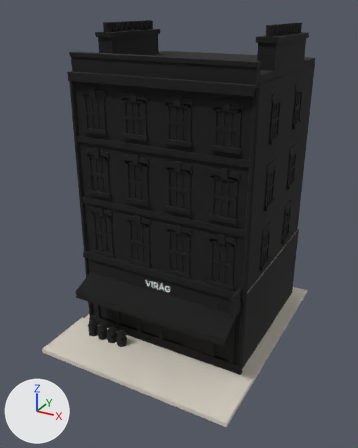
One commit to the FBX model Modeller/Binalar/Dukkan_genel_virag.fbx: the scene before it, then after it.
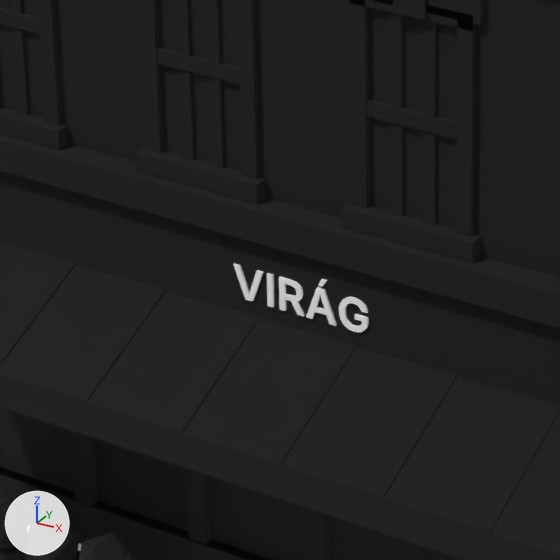
Each version appears first whole from a 50 mm lens placed at (10.87, -20.77, 16.1), pointed at (-0.1, -0.84, 6.13), and next in a close-up on the part from 29% to 57% of the width and 52% to 75% of the height. Arrows for +X, +Y and +Z are at lower left; the lights stay in place. The older version's two pictures come first. Where no turn or scale is listed for an object, it has been applied to the vertices. Vertices at exactly the same position are counted once.

In view in the first close-up: 'Dukkan_genel_virag'.
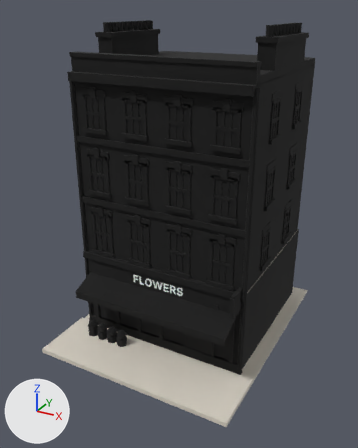
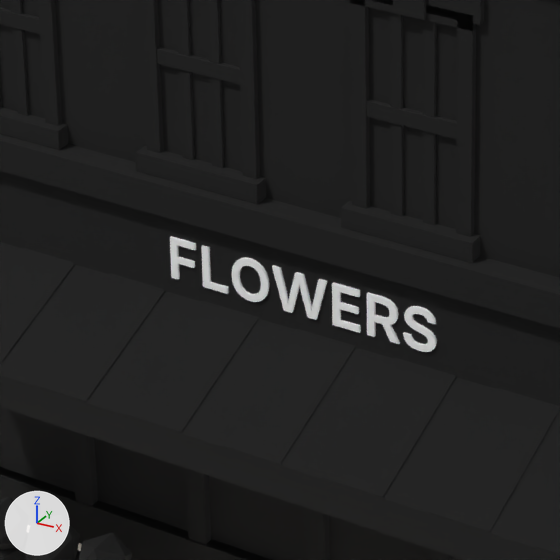
The change, as a list of edits to the scene's bpy script:
```text
Change me_dukkan_genel_virag:
    used by ob_dukkan_genel_virag; location = (0.0, 0.0, 0.0)
    remove me_dukkan_genel_virag.from_pydata(...)  # 5798 vertices, 3987 faces; spans x -5.1..5.1, y -6.2..6.2, z 0.0..15.4
    add me_dukkan_genel_virag.from_pydata(...)  # 5958 vertices, 4223 faces; spans x -5.1..5.1, y -6.2..6.2, z 0.0..15.4
    me_dukkan_genel_virag part 1: a new loose piece of 124 vertices spanning x 1.0..1.4, y -3.2..-3.1, z 3.6..4.0, in mat_yazi_ffffff (white #ffffff)
    me_dukkan_genel_virag part 2: a new loose piece of 20 vertices spanning x -1.4..-1.1, y -3.2..-3.1, z 3.6..4.0, in mat_yazi_ffffff (white #ffffff)
    me_dukkan_genel_virag part 3: 24 vertices moved from x -0.6..0.7, y -3.2..-3.1, z 3.6..4.0 to x -0.6..0.7, y -3.2..-3.1, z 3.7..4.0; 150 vertices removed from x -0.5..0.7, y -3.2..-3.1, z 3.6..4.0; 166 vertices added at x -1.0..1.0, y -3.2..-3.1, z 3.6..4.0
```

Pixel boxes [x1, y1, x2, y2] of what changed, in the close-ups (560 x 560 px; the box of a moved part takes in the faces that stretch with it):
part 1 of me_dukkan_genel_virag, added: after [403, 306, 437, 352]
part 2 of me_dukkan_genel_virag, added: after [170, 236, 196, 280]
part 3 of me_dukkan_genel_virag, moved or reshaped: before [233, 264, 369, 332]; after [201, 245, 400, 344]
